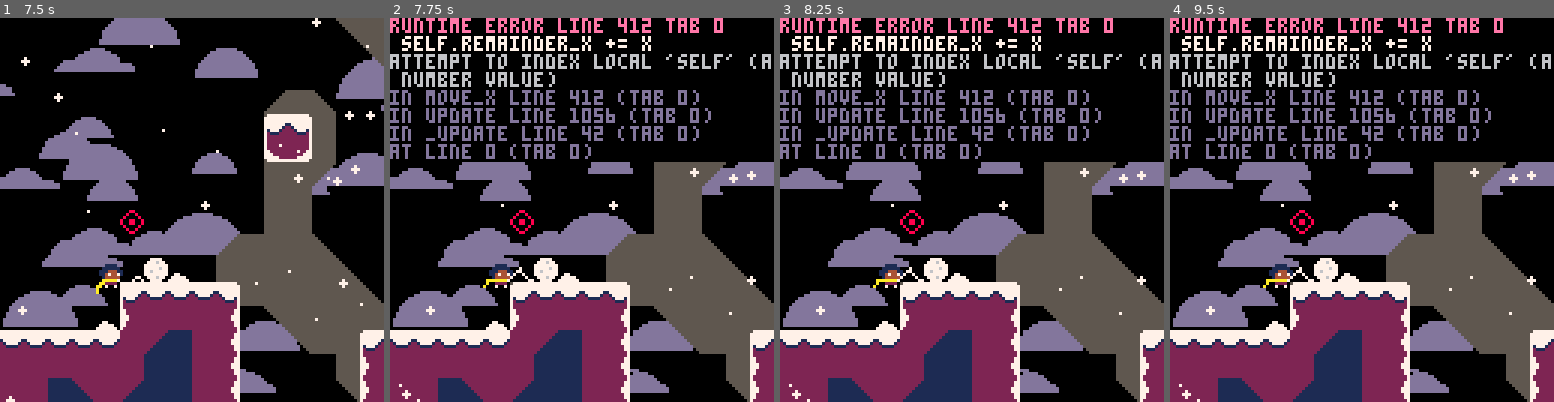
Above: before the commit, frames 1-4 (left to right).
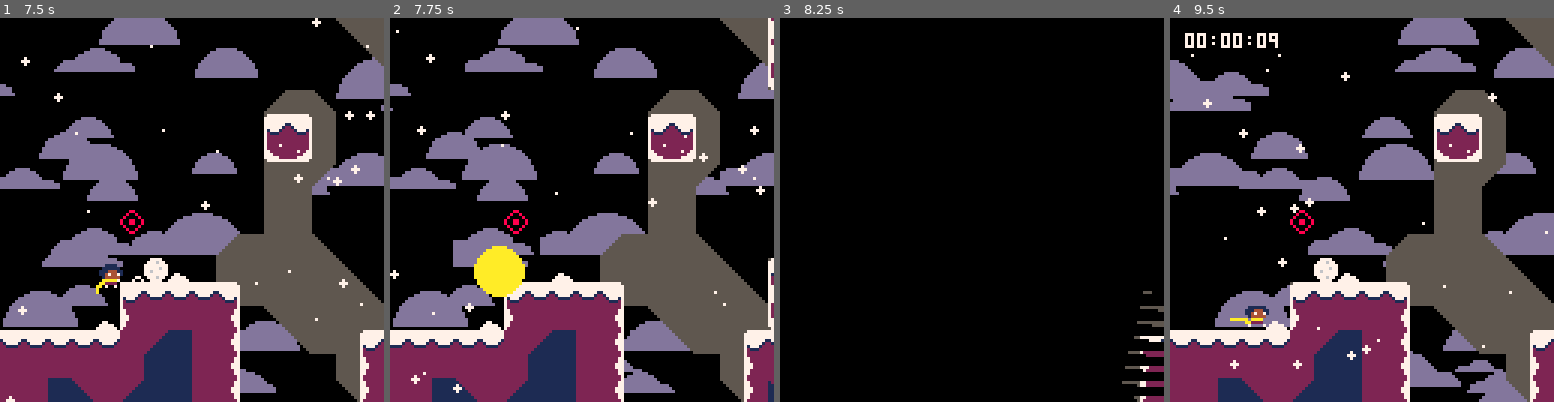
Above: after the commit, the same moments.

Repository: ExOK/Celeste2
Game: PICO-8 cartridge 1.p8
Same seed, same stepped clock (60 frames per second), same inputs: the game is played once before the commit and once after it.
Inputs:
- Up to frame 1 (7.5 s): tap X (X key) at 0.33, 1.07, 1.85, 2.97, 4.08, 5.2, 6.32, 7.43 s; tap O (Z key) at 0.7, 1.7, 2.1, 2.5, 2.9, 3.3, 3.7, 4.1, 4.5, 4.9, 5.3, 5.7, 6.1, 6.5, 6.9, 7.3 s; hold Right 1.6-2.1 s; hold Up 2.15-2.42 s; hold Right 2.47-3.03 s; hold Left 3.08-3.58 s; hold Down 3.63-3.97 s; hold Right 4.02-4.68 s; hold Up 4.73-5.03 s; hold Left 5.08-5.68 s; hold Down 5.73-6.03 s; hold Right 6.08-6.58 s; hold Right 6.63-7.13 s; hold Up 7.18-7.45 s
- Up to frame 2 (7.75 s): hold Right from 7.5 s (still down); tap O (Z key) at 7.7 s
- Up to frame 3 (8.25 s): release Right at 8.07 s; tap O (Z key) at 8.1 s; hold Left from 8.12 s (still down)
- Up to frame 4 (9.5 s): tap O (Z key) at 8.5, 8.9, 9.3 s; tap X (X key) at 8.55 s; release Left at 8.62 s; hold Down 8.67-9 s; hold Right from 9.05 s (still down)

Frame 1 is identical in both runs. In frame 2, 25% of the frame differs, in the area x 0-100%, y 0-100%; in frame 3, 48%; in frame 4, 30%.
Error before the commit: runtime error line 412 tab 0; self.remainder_x += x; attempt to index local 'self' (a number value)

Commit message:
More grapple pull and physics

Diff:
--- a/object.lua
+++ b/object.lua
@@ -35,7 +35,7 @@
 	do
 		if (self:check_solid(mxs, 0)) then
 			if (on_collide) then
-				on_collide(self, total - mx, total)
+				return on_collide(self, total - mx, total)
 			end
 			return true
 		else
@@ -58,7 +58,7 @@
 	do
 		if (self:check_solid(0, mys)) then
 			if (on_collide) then
-				on_collide(self, total - my, total)
+				return on_collide(self, total - my, total)
 			end
 			return true
 		else
@@ -73,11 +73,13 @@
 object.on_collide_x = function(self, moved, target)
 	self.remainder_x = 0
 	self.speed_x = 0
+	return true
 end
 
 object.on_collide_y = function(self, moved, target)
 	self.remainder_y = 0
 	self.speed_y = 0
+	return true
 end
 
 object.update = function() end
--- a/objects.lua
+++ b/objects.lua
@@ -75,6 +75,7 @@
 snowball.on_collide_x = function(self, moved, total)
 	self.speed_x *= -1
 	self.freeze = 1
+	return true
 end
 snowball.on_release = function(self, dir)
 	self.held = false
--- a/player.lua
+++ b/player.lua
@@ -310,7 +310,7 @@
 		self.frame = 1
 
 		-- release
-		if (not input_grapple) then
+		if (not input_grapple or abs(self.y - self.grapple_y) > 8) then
 			self.state = 0
 			self.grapple_retract = true
 		end
@@ -379,18 +379,31 @@
 		end
 	elseif (self.state == 12) then
 		-- grapple pull state
+		local obj = self.grapple_hit
 
 		-- pull
-		self.grapple_hit.move_x(-self.grapple_dir * 4, pull_collide_x)
+		if (obj:move_x(-self.grapple_dir * 4, pull_collide_x)) then
+			self.state = 0
+			self.grapple_retract = true
+			obj:on_release(-self.grapple_dir)
+			return
+		else
+			self.grapple_x = approach(self.grapple_x, self.x, 4)
+		end
+
+		-- y-correct
+		if (obj.y + 4 != self.y - 3) then
+			obj:move_y(sgn(self.y - obj.y) * 0.5)
+		end
 
 		-- grapple wave
 		self.grapple_wave = approach(self.grapple_wave, 0, 0.6)
 
 		-- release
-		if (not input_grapple) then
+		if (not input_grapple or abs(obj.y + 4 - (self.y - 3)) > 8) then
 			self.state = 0
 			self.grapple_retract = true
-			self.grapple_hit:on_release(-self.grapple_dir)
+			obj:on_release(-self.grapple_dir)
 		end
 
 	elseif (self.state == 99) then
@@ -478,24 +491,24 @@
 
 	if (self.state == 0) then
 		if (sgn(target) == input_x and self:corner_correct(input_x, 0, 2, 2, -1, self.correction_func)) then
-			return
+			return false
 		end
 	elseif (self.state == 11) then
 		if (self:corner_correct(self.grapple_dir, 0, 4, 2, 0, self.correction_func)) then
-			return
-		end
-	end
-
-	object.on_collide_x(self, moved, target)
+			return false
+		end
+	end
+
+	return object.on_collide_x(self, moved, target)
 end
 
 player.on_collide_y = function(self, moved, target)
 	if (target < 0 and self:corner_correct(0, -1, 2, 1, input_x, self.correction_func)) then
-		return
+		return false
 	end
 
 	self.t_var_jump = 0
-	object.on_collide_y(self, moved, target)
+	return object.on_collide_y(self, moved, target)
 end
 
 player.draw = function(self)
